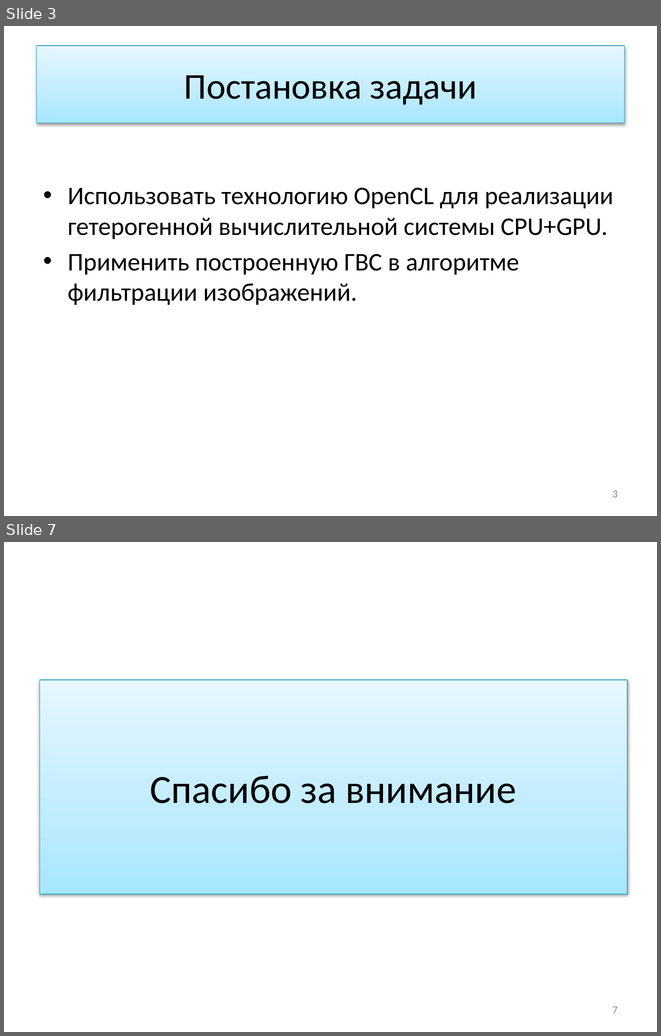
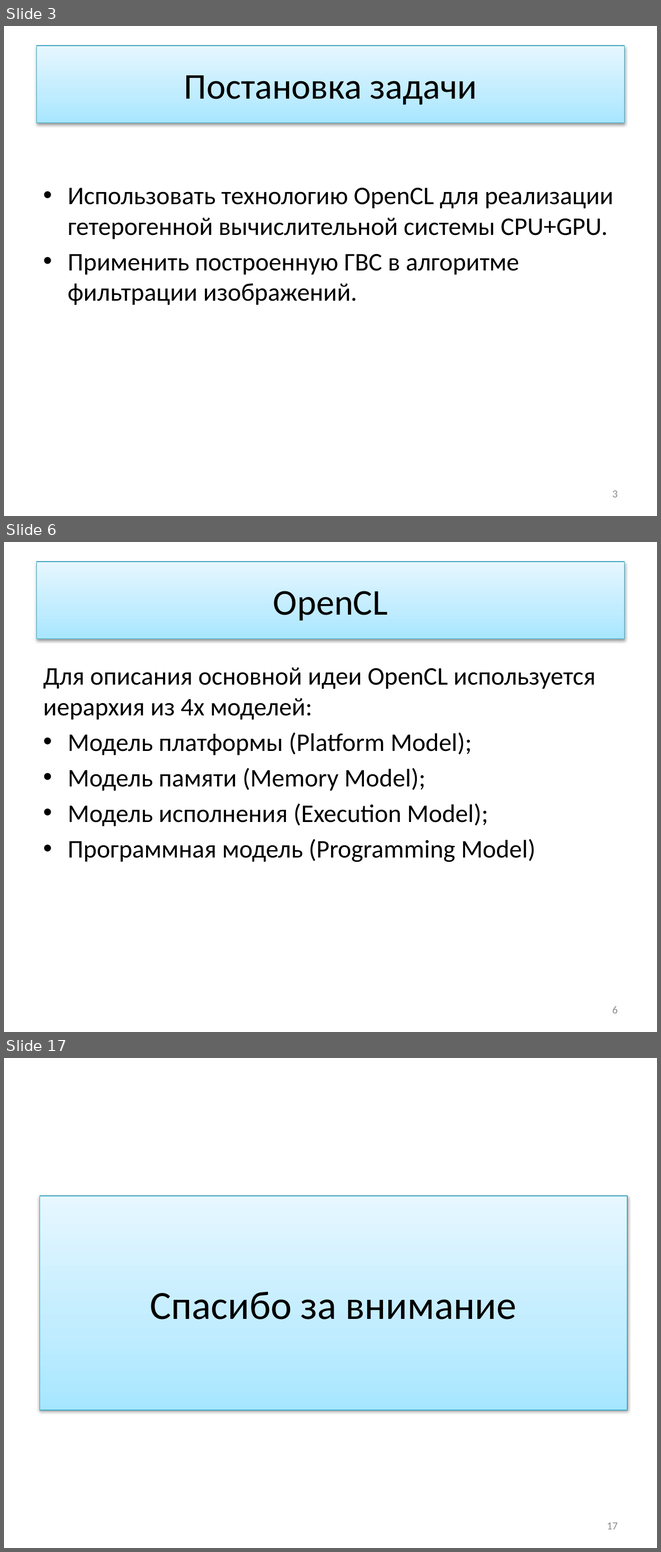
Before and after one commit to ustadenis/OpenCLImageFilter, a slide deck: Diplom/Презентация.pptx. Shown one above the other, each under a label of ours: slides 3 and 7 before the commit, slides 3, 6 and 17 after it; the slides between them are not shown. The pictures are 661x1036 and 661x1552 pixels, drawn with LibreOffice and Linux fonts; fonts in the diff are those of the drawing. Boxes give left, top, right and bottom in pixels: in the first picture for what was removed or moved away, otherwise in the second. Text is boxed around its words. In the diff, an @@ line names an element or a change of style, - is before the commit and + after.

```diff
--- a/Diplom/Презентация.pptx
+++ b/Diplom/Презентация.pptx
@@ slide 6 added at [4, 542, 657, 1032], background #FFFFFF @@
@@ title added at [37, 562, 624, 638], fill gradient #A7E6FF to #C1EDFF to #E7F8FF, outline #46AAC5 0.75 pt, 40 pt, text #000000 @@
+OpenCL
@@ text added at [43, 667, 595, 862], 28 pt, text #000000 @@
+Для описания основной идеи OpenCL используется иерархия из 4х моделей:
+• Модель платформы (Platform Model);
+• Модель памяти (Memory Model);
+• Модель исполнения (Execution Model);
+• Программная модель (Programming Model)
@@ page number added at [612, 1006, 618, 1013], 12 pt, text #8C8C8C @@
+6
@@ what was slide 7 is now slide 17 @@
@@ page number at [607, 1522, 618, 1529]: text changed @@
-7
+17
```
Also in this commit, not shown: 3 slides changed, 9 other slides added.
